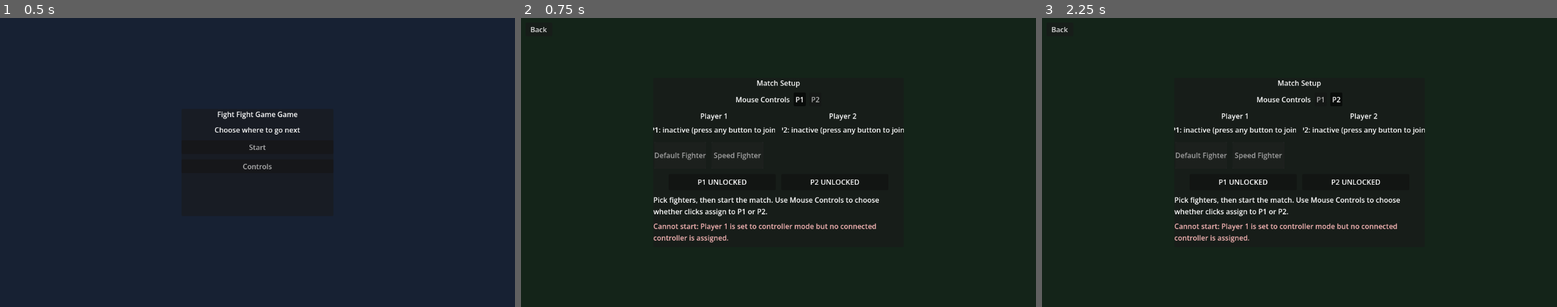
Above: before the commit, frames 1-3 (left to right).
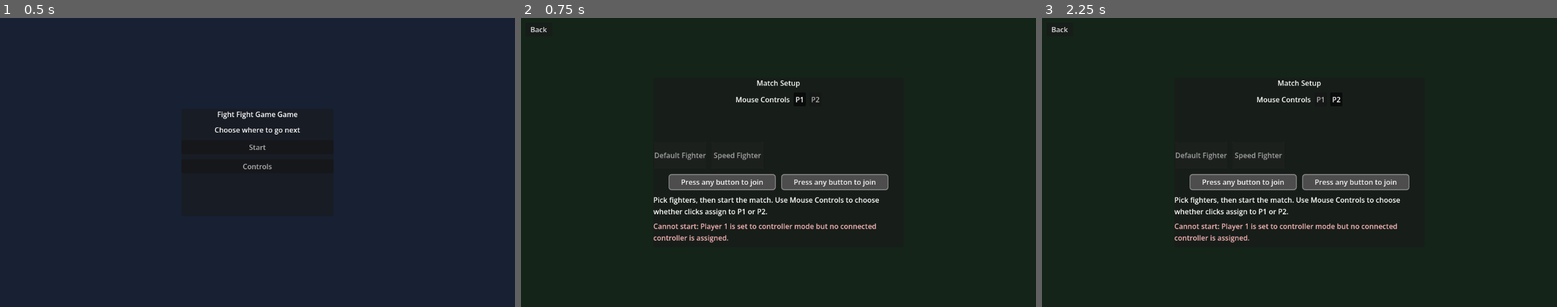
Above: after the commit, the same moments.

Repository: GitLlamma/Fight-Fight-Game-Game
Game: Godot game, scene res://scenes/main.tscn
Two runs of this game, one before a commit and one after it. Both use one fixed random seed, a clock stepped at 60 frames per second and the inputs below.
Inputs:
- Up to frame 1 (0.5 s): no input
- Up to frame 2 (0.75 s): click "Start" at 0.5 s
- Up to frame 3 (2.25 s): click "P1" at 1.25 s; click "P2" at 2 s

Frame 1 is identical in both runs. In frame 2, 2.9% of the frame differs, in the area x 25-75%, y 32-60%; in frame 3, 2.9%.

Commit message:
Update character select visuals

Diff:
--- a/GodotFiles/fight-fight-game-game/scenes/ui/hud.tscn
+++ b/GodotFiles/fight-fight-game-game/scenes/ui/hud.tscn
@@ -132,40 +132,14 @@
 size_flags_horizontal = 3
 theme_override_constants/separation = 8
 
-[node name="P1Label" type="Label" parent="CharacterSelectScreen/SelectContent/PlayerColumns/P1Column"]
-text = "Player 1"
-horizontal_alignment = 1
-
 [node name="P1CharacterOption" type="OptionButton" parent="CharacterSelectScreen/SelectContent/PlayerColumns/P1Column"]
 visible = false
 
-[node name="P1SelectionLabel" type="Label" parent="CharacterSelectScreen/SelectContent/PlayerColumns/P1Column"]
-text = "Current: -"
-horizontal_alignment = 1
-custom_minimum_size = Vector2(240, 24)
-clip_text = true
-
-[node name="P1PreviewLabel" type="Label" parent="CharacterSelectScreen/SelectContent/PlayerColumns/P1Column"]
-visible = false
-
 [node name="P2Column" type="VBoxContainer" parent="CharacterSelectScreen/SelectContent/PlayerColumns"]
 size_flags_horizontal = 3
 theme_override_constants/separation = 8
 
-[node name="P2Label" type="Label" parent="CharacterSelectScreen/SelectContent/PlayerColumns/P2Column"]
-text = "Player 2"
-horizontal_alignment = 1
-
 [node name="P2CharacterOption" type="OptionButton" parent="CharacterSelectScreen/SelectContent/PlayerColumns/P2Column"]
-visible = false
-
-[node name="P2SelectionLabel" type="Label" parent="CharacterSelectScreen/SelectContent/PlayerColumns/P2Column"]
-text = "Current: -"
-horizontal_alignment = 1
-custom_minimum_size = Vector2(240, 24)
-clip_text = true
-
-[node name="P2PreviewLabel" type="Label" parent="CharacterSelectScreen/SelectContent/PlayerColumns/P2Column"]
 visible = false
 
 [node name="CharacterGrid" type="GridContainer" parent="CharacterSelectScreen/SelectContent"]
--- a/GodotFiles/fight-fight-game-game/scripts/hud.gd
+++ b/GodotFiles/fight-fight-game-game/scripts/hud.gd
@@ -18,10 +18,6 @@
 @onready var character_select_screen = $CharacterSelectScreen
 @onready var p1_character_option = $CharacterSelectScreen/SelectContent/PlayerColumns/P1Column/P1CharacterOption
 @onready var p2_character_option = $CharacterSelectScreen/SelectContent/PlayerColumns/P2Column/P2CharacterOption
-@onready var p1_selection_label = $CharacterSelectScreen/SelectContent/PlayerColumns/P1Column/P1SelectionLabel
-@onready var p2_selection_label = $CharacterSelectScreen/SelectContent/PlayerColumns/P2Column/P2SelectionLabel
-@onready var p1_preview_label = $CharacterSelectScreen/SelectContent/PlayerColumns/P1Column/P1PreviewLabel
-@onready var p2_preview_label = $CharacterSelectScreen/SelectContent/PlayerColumns/P2Column/P2PreviewLabel
 @onready var p1_lock_panel = $CharacterSelectScreen/SelectContent/LockStatusRow/P1LockPanel
 @onready var p1_lock_label = $CharacterSelectScreen/SelectContent/LockStatusRow/P1LockPanel/P1LockLabel
 @onready var p2_lock_panel = $CharacterSelectScreen/SelectContent/LockStatusRow/P2LockPanel
@@ -107,11 +103,13 @@
 const PLAYER_CURSOR_COLOR_P1 := Color(1.0, 0.7, 0.7, 1.0)
 const PLAYER_CURSOR_COLOR_P2 := Color(0.7, 0.85, 1.0, 1.0)
 const PLAYER_CURSOR_COLOR_BOTH := Color(0.85, 0.7, 1.0, 1.0)
-const PLAYER_LOCK_COLOR_P1 := Color(1.0, 0.5, 0.5, 1.0)
-const PLAYER_LOCK_COLOR_P2 := Color(0.55, 0.75, 1.0, 1.0)
+const PLAYER_LOCK_COLOR_P1 := Color(0.95, 0.2, 0.2, 1.0)
+const PLAYER_LOCK_COLOR_P2 := Color(0.22, 0.5, 1.0, 1.0)
 const PLAYER_LOCK_COLOR_BOTH := Color(1.0, 0.55, 1.0, 1.0)
 const CHARACTER_TILE_IDLE_COLOR := Color(0.72, 0.72, 0.72, 1.0)
-const PLAYER_LOCK_PANEL_IDLE_COLOR := Color(0.6, 0.6, 0.6, 1.0)
+const PLAYER_LOCK_PANEL_IDLE_COLOR := Color(0.3, 0.3, 0.3, 1.0)
+const PLAYER_LOCK_PANEL_IDLE_BORDER_COLOR := Color(0.55, 0.55, 0.55, 1.0)
+const PLAYER_LOCK_PANEL_TEXT_COLOR := Color(0.98, 0.98, 0.98, 1.0)
 const MAIN_MENU_TARGET_START: StringName = &"start"
 const MAIN_MENU_TARGET_CONTROLS: StringName = &"controls"
 const REQUIRED_REBIND_ACTIONS: Array[StringName] = [
@@ -408,10 +406,6 @@
 	return character_ids_by_index[selected_index]
 
 func _refresh_character_previews() -> void:
-	var p1_selected_id: StringName = _get_selected_character_id(p1_character_option)
-	var p2_selected_id: StringName = _get_selected_character_id(p2_character_option)
-	p1_selection_label.text = "P1: %s" % _build_character_select_player_status(1)
-	p2_selection_label.text = "P2: %s" % _build_character_select_player_status(2)
 	_refresh_lock_status_panels()
 	_refresh_character_grid_visuals()
 
@@ -491,15 +485,6 @@
 	if option.is_empty():
 		return String(character_id)
 	return String(option.get("display_name", String(character_id)))
-
-func _build_character_select_player_status(player_number: int) -> String:
-	var state: Dictionary = character_select_player_state.get(player_number, {})
-	if state.is_empty() or not bool(state.get("active", false)):
-		return "inactive (press any button to join)"
-
-	if bool(state.get("locked", false)):
-		return "locked (B to unlock)"
-	return "hovering (A to lock)"
 
 func _reset_character_select_player_state() -> void:
 	character_select_player_state.clear()
@@ -751,19 +736,14 @@
 
 		var p1_active := _is_character_player_active(1)
 		var p2_active := _is_character_player_active(2)
-		var p1_cursor := p1_active and _get_character_player_cursor_index(1) == index
-		var p2_cursor := p2_active and _get_character_player_cursor_index(2) == index
-		var p1_locked := p1_cursor and _is_character_player_locked(1)
-		var p2_locked := p2_cursor and _is_character_player_locked(2)
+		var p1_locked_state := _is_character_player_locked(1)
+		var p2_locked_state := _is_character_player_locked(2)
+		# Locked players hide their grid selector; lock state is represented by status panels.
+		var p1_cursor := p1_active and not p1_locked_state and _get_character_player_cursor_index(1) == index
+		var p2_cursor := p2_active and not p2_locked_state and _get_character_player_cursor_index(2) == index
 
 		tile.self_modulate = CHARACTER_TILE_IDLE_COLOR
-		if p1_locked and p2_locked:
-			tile.self_modulate = PLAYER_LOCK_COLOR_BOTH
-		elif p1_locked:
-			tile.self_modulate = PLAYER_LOCK_COLOR_P1
-		elif p2_locked:
-			tile.self_modulate = PLAYER_LOCK_COLOR_P2
-		elif p1_cursor and p2_cursor:
+		if p1_cursor and p2_cursor:
 			tile.self_modulate = PLAYER_CURSOR_COLOR_BOTH
 		elif p1_cursor:
 			tile.self_modulate = PLAYER_CURSOR_COLOR_P1
@@ -776,12 +756,46 @@
 func _refresh_lock_status_panels() -> void:
 	var p1_locked: bool = _is_character_player_locked(1)
 	var p2_locked: bool = _is_character_player_locked(2)
-
-	p1_lock_label.text = "P1 LOCKED" if p1_locked else "P1 UNLOCKED"
-	p2_lock_label.text = "P2 LOCKED" if p2_locked else "P2 UNLOCKED"
-
-	p1_lock_panel.self_modulate = PLAYER_LOCK_COLOR_P1 if p1_locked else PLAYER_LOCK_PANEL_IDLE_COLOR
-	p2_lock_panel.self_modulate = PLAYER_LOCK_COLOR_P2 if p2_locked else PLAYER_LOCK_PANEL_IDLE_COLOR
+	var p1_active: bool = _is_character_player_active(1)
+	var p2_active: bool = _is_character_player_active(2)
+	var p1_name: String = _get_character_name_for_index(_get_character_player_cursor_index(1))
+	var p2_name: String = _get_character_name_for_index(_get_character_player_cursor_index(2))
+
+	if not p1_active:
+		p1_lock_label.text = "Press any button to join"
+	elif p1_locked:
+		p1_lock_label.text = "P1 %s" % p1_name
+	else:
+		p1_lock_label.text = "P1 %s" % p1_name
+
+	if not p2_active:
+		p2_lock_label.text = "Press any button to join"
+	elif p2_locked:
+		p2_lock_label.text = "P2 %s" % p2_name
+	else:
+		p2_lock_label.text = "P2 %s" % p2_name
+
+	_apply_lock_panel_visual(p1_lock_panel, p1_lock_label, p1_locked, PLAYER_LOCK_COLOR_P1)
+	_apply_lock_panel_visual(p2_lock_panel, p2_lock_label, p2_locked, PLAYER_LOCK_COLOR_P2)
+
+func _apply_lock_panel_visual(panel: PanelContainer, label: Label, locked: bool, locked_color: Color) -> void:
+	if panel == null or label == null:
+		return
+
+	var style := StyleBoxFlat.new()
+	style.bg_color = locked_color if locked else PLAYER_LOCK_PANEL_IDLE_COLOR
+	style.border_width_left = 2
+	style.border_width_top = 2
+	style.border_width_right = 2
+	style.border_width_bottom = 2
+	style.border_color = locked_color.darkened(0.35) if locked else PLAYER_LOCK_PANEL_IDLE_BORDER_COLOR
+	style.corner_radius_top_left = 6
+	style.corner_radius_top_right = 6
+	style.corner_radius_bottom_right = 6
+	style.corner_radius_bottom_left = 6
+	panel.add_theme_stylebox_override("panel", style)
+
+	label.self_modulate = PLAYER_LOCK_PANEL_TEXT_COLOR
 
 func _get_character_name_for_index(index: int) -> String:
 	if index < 0 or index >= character_ids_by_index.size():
@@ -820,19 +834,6 @@
 func _get_character_player_cursor_index(player_number: int) -> int:
 	var state: Dictionary = character_select_player_state.get(player_number, {})
 	return int(state.get("cursor_index", -1))
-
-func _build_preview_text(character_id: StringName) -> String:
-	var option: Dictionary = character_options_by_id.get(character_id, {})
-	if option.is_empty():
-		return "No fighter data available."
-
-	return "%s\nHealth: %s\nSpeed: %s\nPower: %s\nWeight: %s" % [
-		String(option.get("display_name", String(character_id))),
-		String.num(float(option.get("max_health", 0.0)), 0),
-		String.num(float(option.get("speed", 0.0)), 0),
-		String.num(float(option.get("attack_damage", 0.0)), 1),
-		String.num(float(option.get("weight", 0.0)), 2),
-	]
 
 func _on_character_option_changed(_index: int) -> void:
 	_refresh_character_previews()
Not shown, changed: DOCUMENTATION.md
